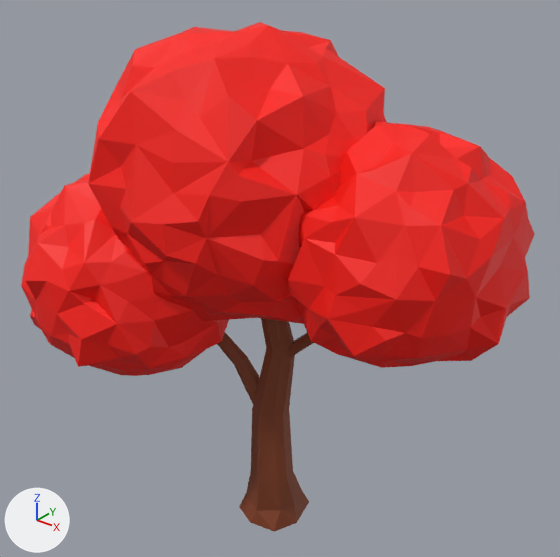
A saved change to the glTF model assets/burning-growing-tree2-2.glb.
Rendered twice from a camera (50 mm lens) standing at (0.377, -0.459, 0.536) and looking at (0.002, 0.011, 0.246). Arrows for +X, +Y and +Z are at lower left; the lights stay in place. Where no turn or scale is listed for an object, it has been applied to the vertices. Vertices at the same position are counted once.

In view in the first picture: 'Tree.2'.
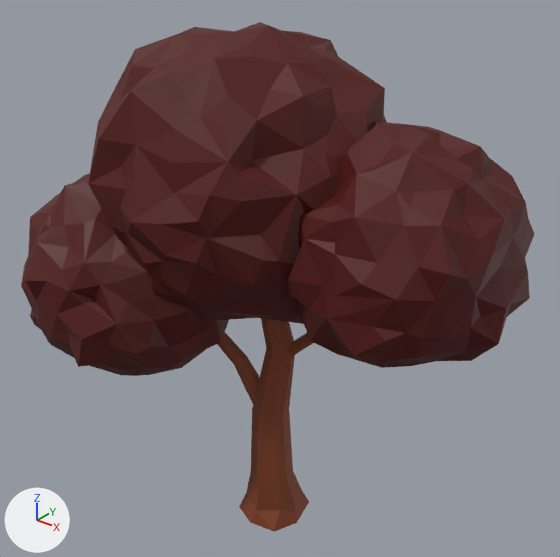
Commit message: Modified the different burning assets + Added simulation.mp4

Edits to the scene script, one JSON object a line:
```json
{"op": "add", "block": "mat_tree_leaves_001", "code": ["mat_tree_leaves_001 = principled_material('Tree_leaves.001')", "mat_tree_leaves_001.base_color = (0.0823, 0.00152, 0.0)  # dark red #510500", "mat_tree_leaves_001.roughness = 0.6"]}
{"block": "me_tree_2", "where": "me_tree_2.from_pydata(...)  # 810 vertices, 1568 faces; spans x -0.218..0.203, y -0.145..0.13, z 0.0..0.456"}
{"block": "me_tree_2", "where": "# used by ob_tree_2; location = (0.0, 0.0, 0.0)"}
{"block": "me_tree_2", "change": "me_tree_2 part 1: all 1440 faces that had it switch from mat_tree_leaves_003 (red #fb1000) to mat_tree_leaves_001 (dark red #510500)"}
```

Changed parts and their boxes (x1, y1, x2, y2) in the pictures (560 x 557 px):
```json
{"part": 1, "of": "me_tree_2", "change": "recoloured", "before": [21, 22, 534, 376], "after": [21, 22, 534, 376]}
```
